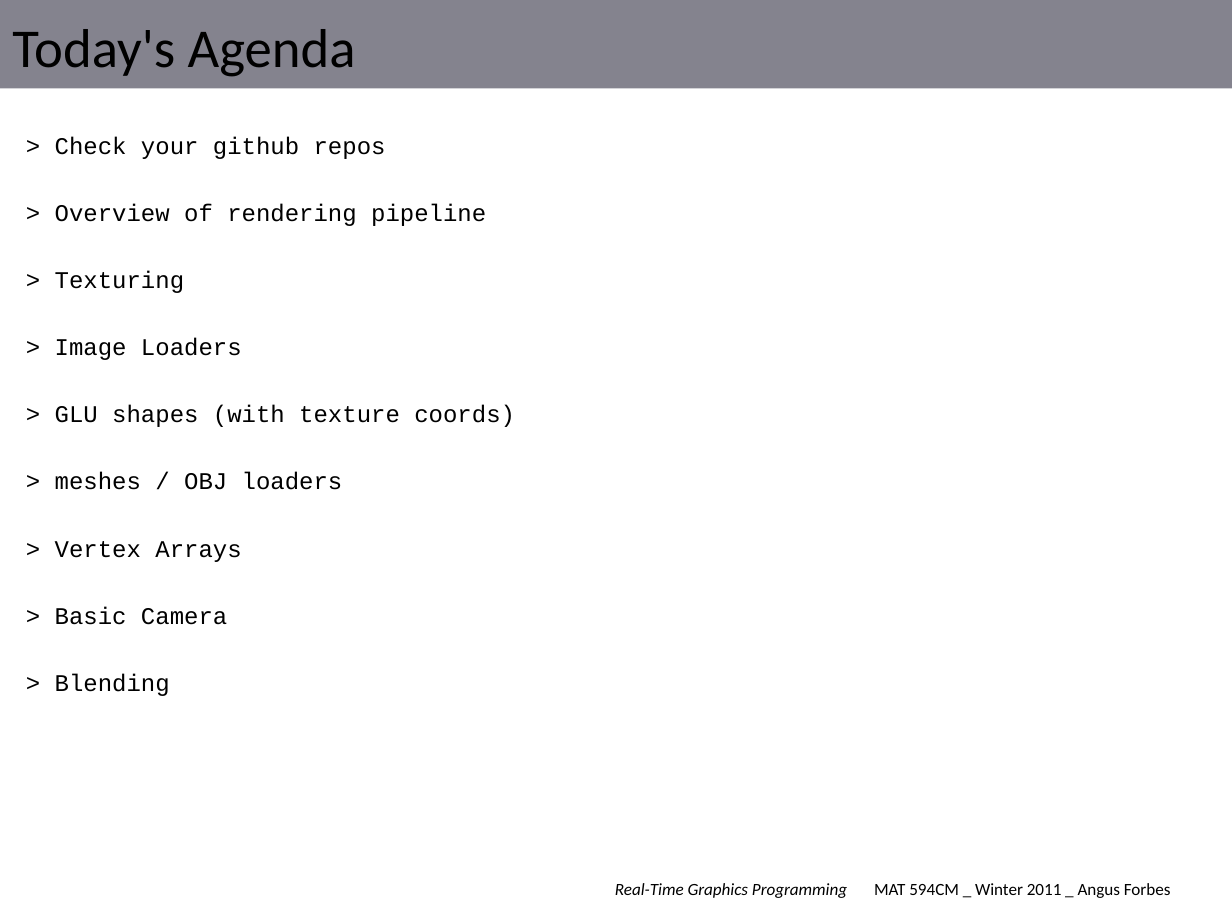
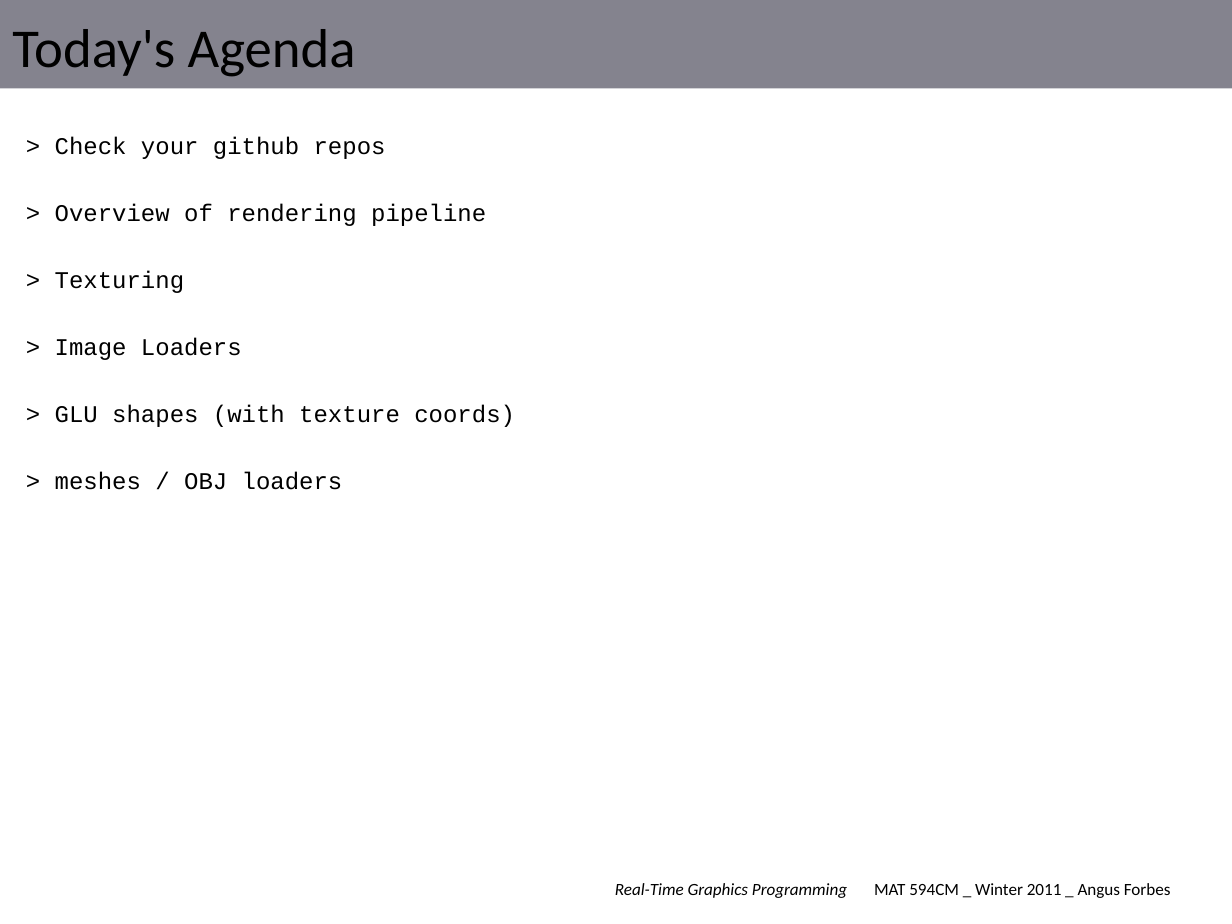
Before and after one commit to angusforbes/mat594cm, a slide deck: slide 1 of slides/week2.pptx. Drawn at 1232x924 pixels with LibreOffice and Linux fonts; fonts in the diff are those of the drawing. Boxes give left, top, right and bottom in pixels: in the first picture for what was removed or moved away, otherwise in the second. Text is boxed around its words. In the diff, an @@ line names an element or a change of style, - is before the commit and + after.

```diff
--- a/slides/week2.pptx
+++ b/slides/week2.pptx
@@ text at [55, 541, 241, 696]: paragraphs removed @@
-> Vertex Arrays
-> Basic Camera
-> Blending
```
Also in this commit, not shown: 4 slides removed, 7 other files.
